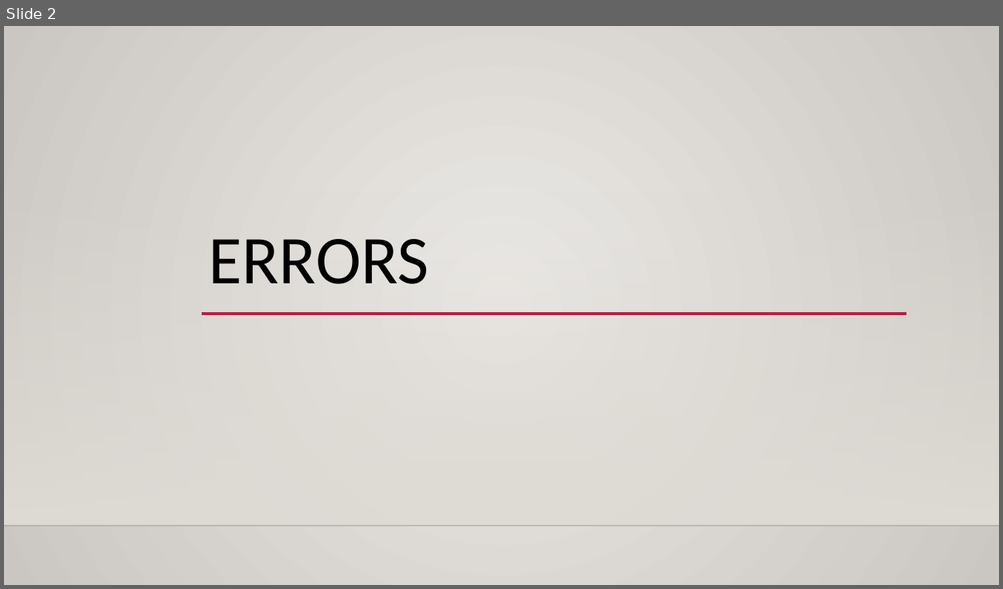
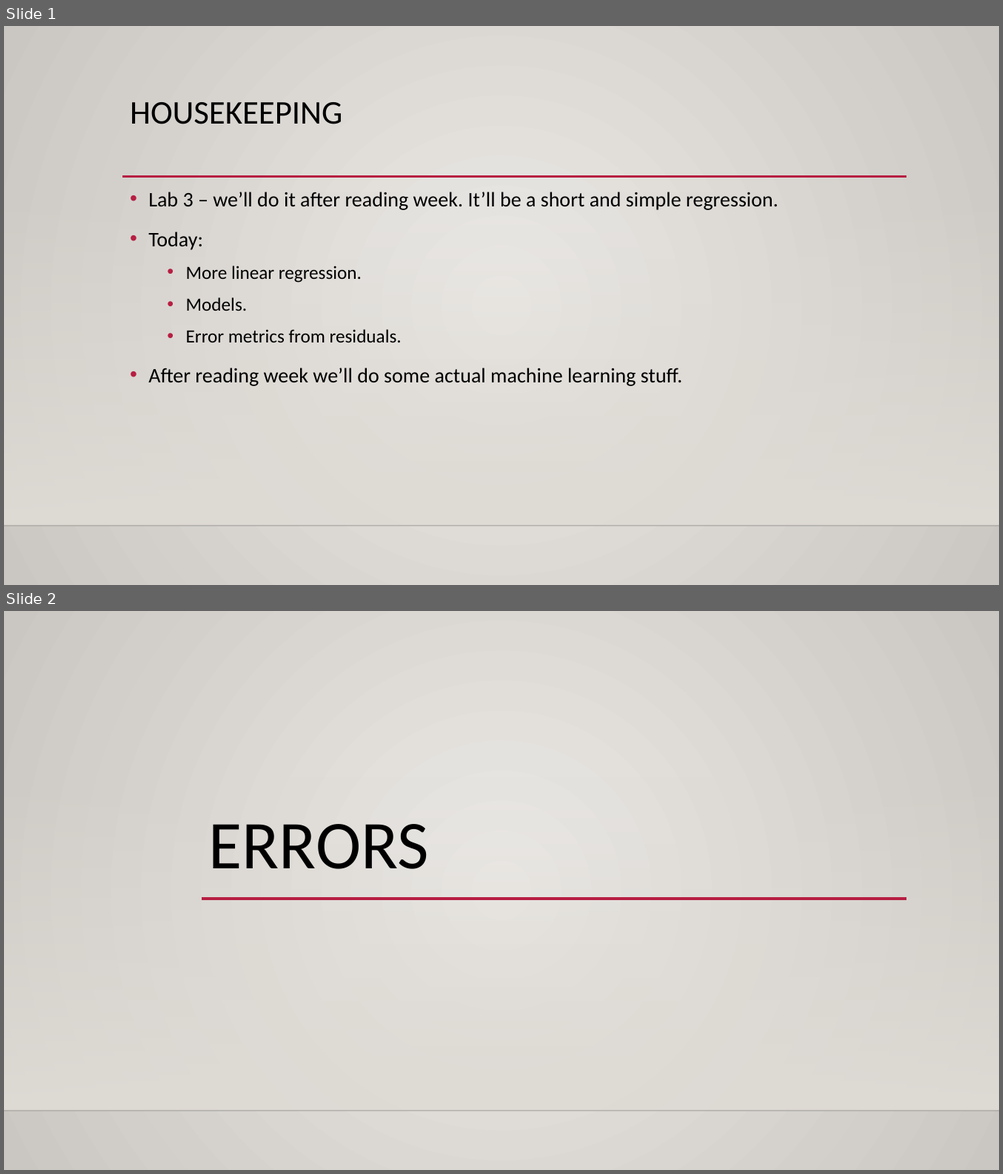
Before and after one commit to AkeemSemper/ML_for_Non_DS_Students, a slide deck: course_resources/slides/Used/010_Errors.pptx. Shown one above the other, each under a label of ours: slide 2 before the commit, slides 1 and 2 after it. The pictures are 1003x589 and 1003x1174 pixels, drawn with LibreOffice and Linux fonts; fonts in the diff are those of the drawing; background and template pictures are left out. Boxes give left, top, right and bottom in pixels: in the first picture for what was removed or moved away, otherwise in the second. Text is boxed around its words. In the diff, an @@ line names an element or a change of style, - is before the commit and + after.

```diff
--- a/course_resources/slides/Used/010_Errors.pptx
+++ b/course_resources/slides/Used/010_Errors.pptx
@@ slide 1 added at (4, 26, 999, 585), background gradient #ECEAE7 to #CAC7C1; not listed: 2 template elements that a slide beside it also shows @@
@@ title added at (130, 102, 342, 124), 32 pt, text #000000 @@
+HOUSEKEEPING
@@ line added from (122, 177) to (907, 177), #B71E42 2.5 pt @@
@@ text added at (148, 192, 778, 386), 20 pt, text #000000 @@
+• Lab 3 – we’ll do it after reading week. It’ll be a short and simple regression.
+• Today:
+  • More linear regression.
+  • Models.
+  • Error metrics from residuals.
+• After reading week we’ll do some actual machine learning stuff.
```
Also in this commit, not shown: 1 slide changed, 1 slide removed, 7 other files.
